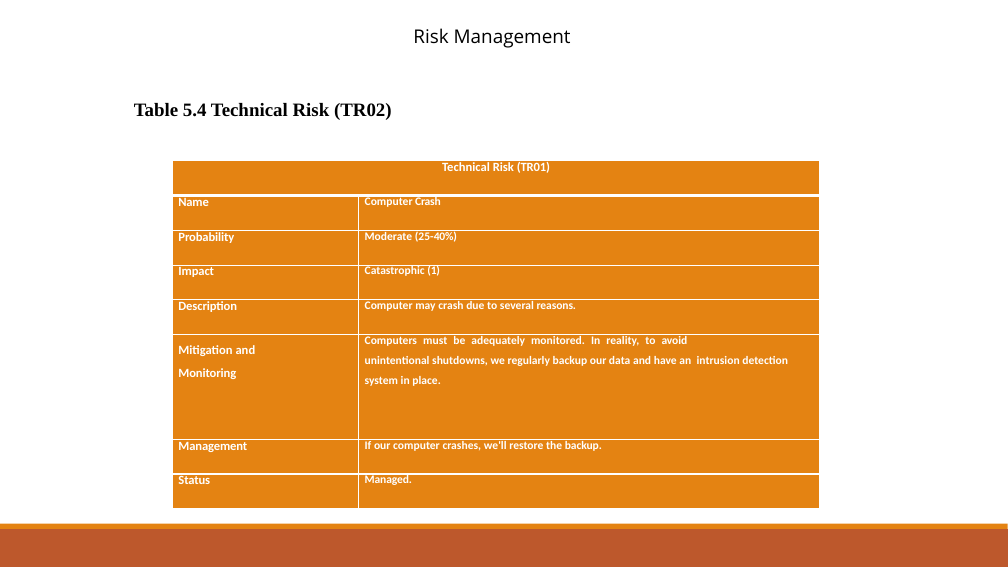
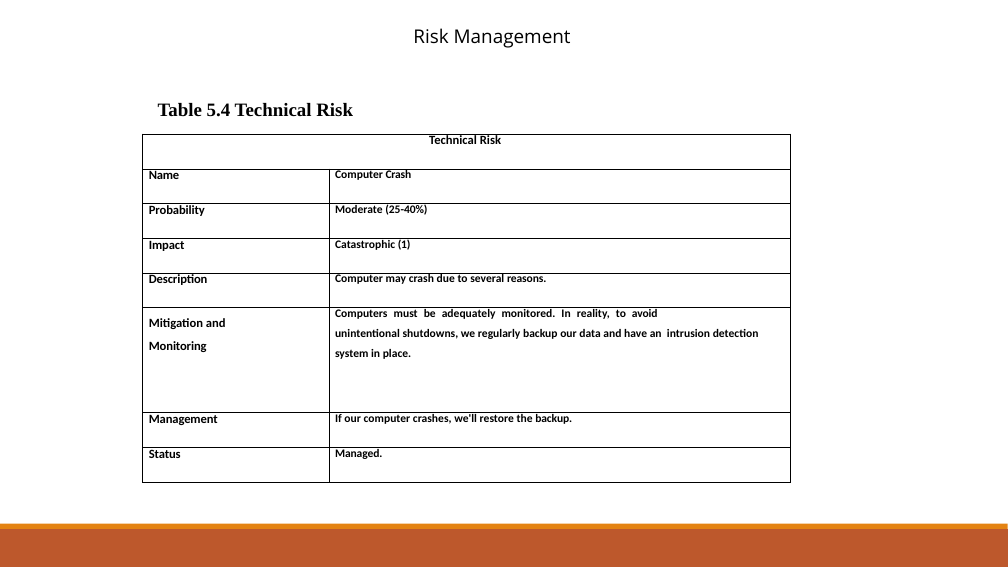
Before and after one commit to ashraful009/FlatSell, a slide deck: slide 31 of PPT for defence.pptx (slide 29 before the commit). Drawn at 1008x567 pixels with LibreOffice and Linux fonts; fonts in the diff are those of the drawing. Boxes give left, top, right and bottom in pixels: in the first picture for what was removed or moved away, otherwise in the second. Text is boxed around its words. In the diff, an @@ line names an element or a change of style, - is before the commit and + after.

```diff
--- a/PPT for defence.pptx
+++ b/PPT for defence.pptx
@@ text at [158,103,353,117]: text changed @@
-Table 5.4 Technical Risk (TR02)
+Table 5.4 Technical Risk
@@ table at [143,134,790,482] @@
-row 1, column 1: Technical Risk (TR01)
+row 1, column 1: Technical Risk
@@ fill #E48312 to #FFFFFF in 15 cells @@
@@ text colour #FFFFFF to #000000 @@
@@ borders changed @@
@@ table: place and size @@
-table at [172,160,820,509]
+table at [143,134,790,482]
```
Also in this commit, not shown: 16 other slides changed, 2 slides added, 23 other files.
